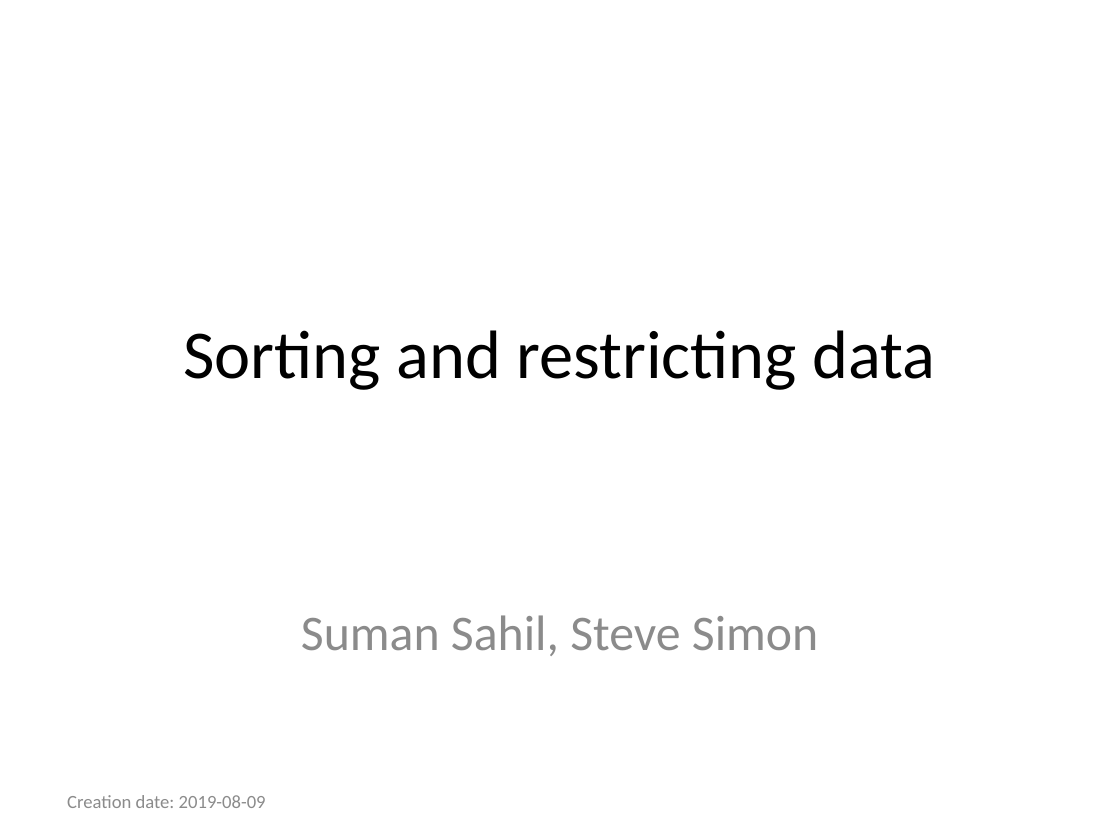
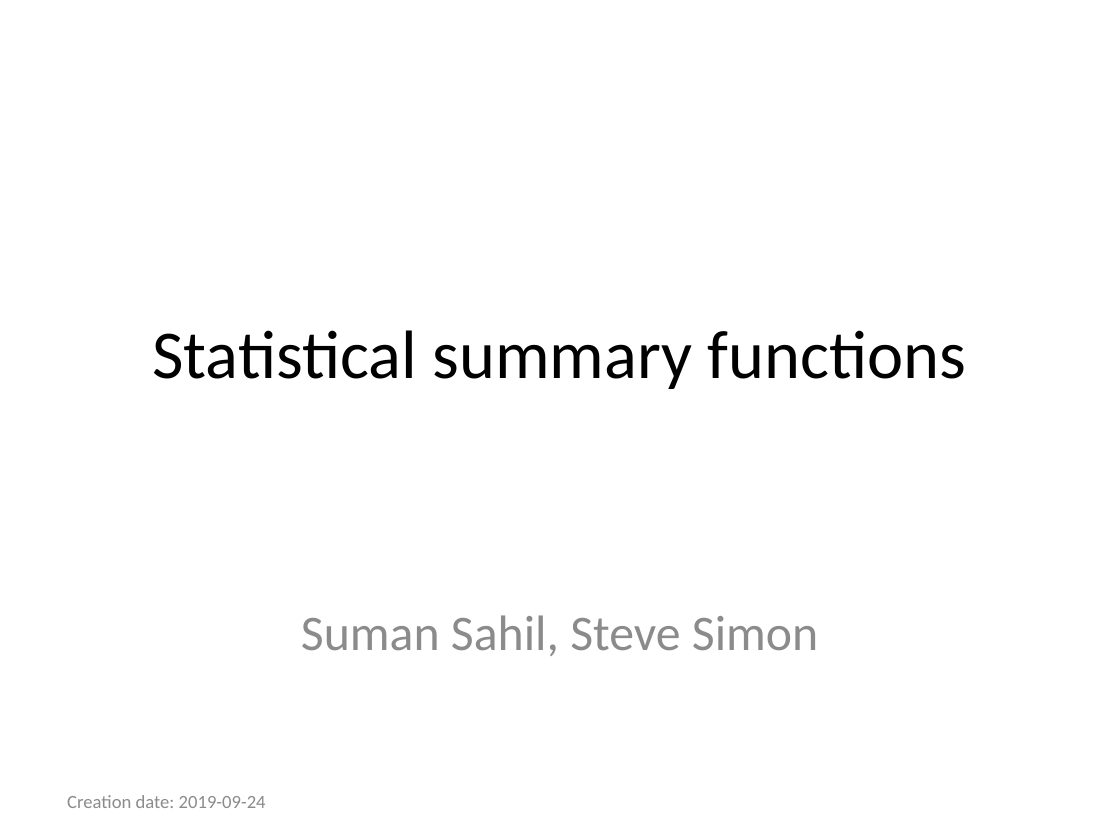
Before and after one commit to pmean/introduction-to-sql, a slide deck: slide 1 of src/where.pptx. Drawn at 1120x840 pixels with LibreOffice and Linux fonts; fonts in the diff are those of the drawing. Boxes give left, top, right and bottom in pixels: in the first picture for what was removed or moved away, otherwise in the second. Text is boxed around its words. In the diff, an @@ line names an element or a change of style, - is before the commit and + after.

```diff
--- a/src/where.pptx
+++ b/src/where.pptx
@@ title at [152, 330, 966, 389]: text changed @@
-Sorting and restricting data
+Statistical summary functions
@@ text at [67, 795, 266, 808]: text changed @@
-Creation date: 2019-08-09
+Creation date: 2019-09-24
```
Also in this commit, not shown: 3 other slides changed, 35 slides removed, 3 other files.
